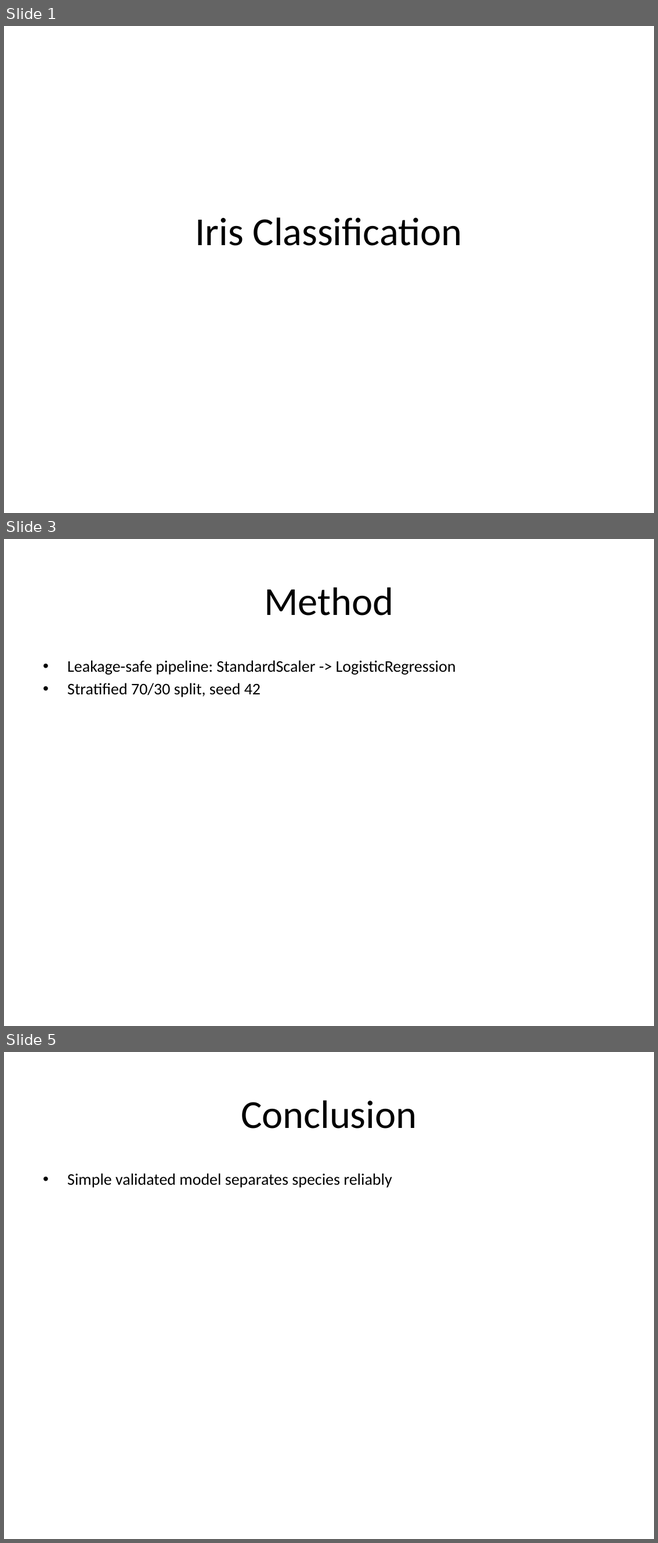
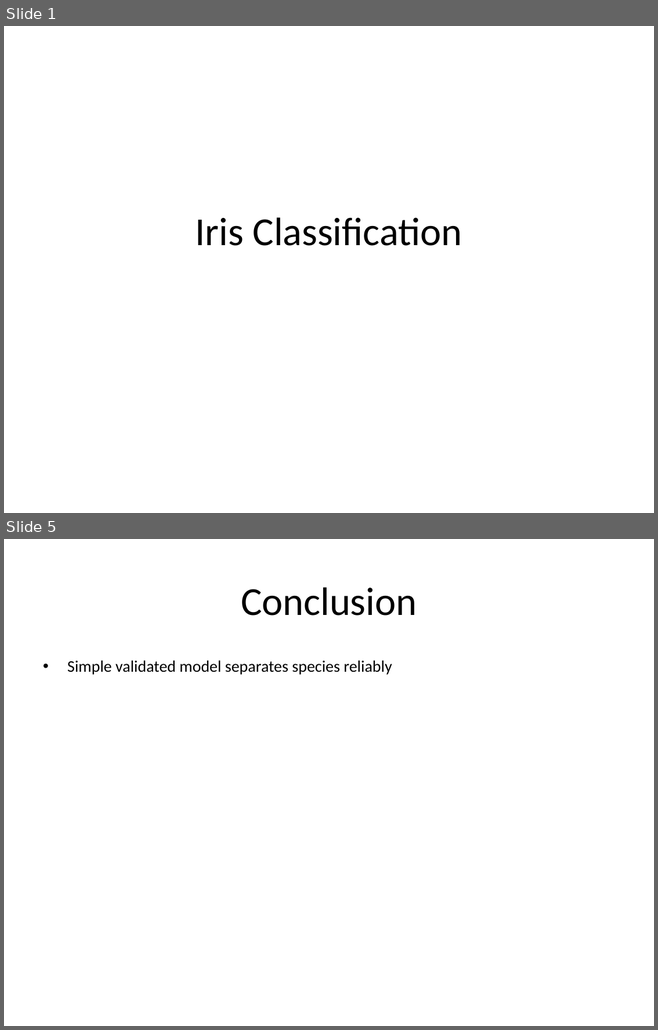
Before and after one commit to amirhossein-rahnama/datalab, a slide deck: examples/sample-outputs/iris-deck.pptx. Shown one above the other, each under a label of ours: slides 1, 3 and 5 before the commit, slides 1 and 5 after it; the slides between them are not shown. The pictures are 658x1543 and 658x1030 pixels, drawn with LibreOffice and Linux fonts; fonts in the diff are those of the drawing. Boxes give left, top, right and bottom in pixels: in the first picture for what was removed or moved away, otherwise in the second. Text is boxed around its words. In the diff, an @@ line names an element or a change of style, - is before the commit and + after.

```diff
--- a/examples/sample-outputs/iris-deck.pptx
+++ b/examples/sample-outputs/iris-deck.pptx
@@ slide 3 removed at <box>4,539,654,1026</box>, background #FFFFFF @@
@@ title removed at <box>264,587,393,616</box> @@
-Method
@@ text removed at <box>67,660,456,697</box> @@
-• Leakage-safe pipeline: StandardScaler -> LogisticRegression
-• Stratified 70/30 split, seed 42
```
Also in this commit, not shown: 2 slides changed, 1 slide added, 15 other files.
